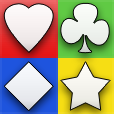
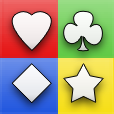
Revision of a layered w=114, h=114 image; what changed, layer by layer:
painted on "Star Shape" over [60, 61, 111, 111]
painted on "Heart Shape" over [4, 3, 54, 53]
painted on "Diamond Shape" over [4, 61, 54, 111]
painted on "Clover Shape" over [60, 3, 110, 53]
added layer "Background Gradient copy" (50%) above "Background Gradient" over [0, 58, 113, 114]
painted on "Background Gradient" over [2, 0, 114, 58]
